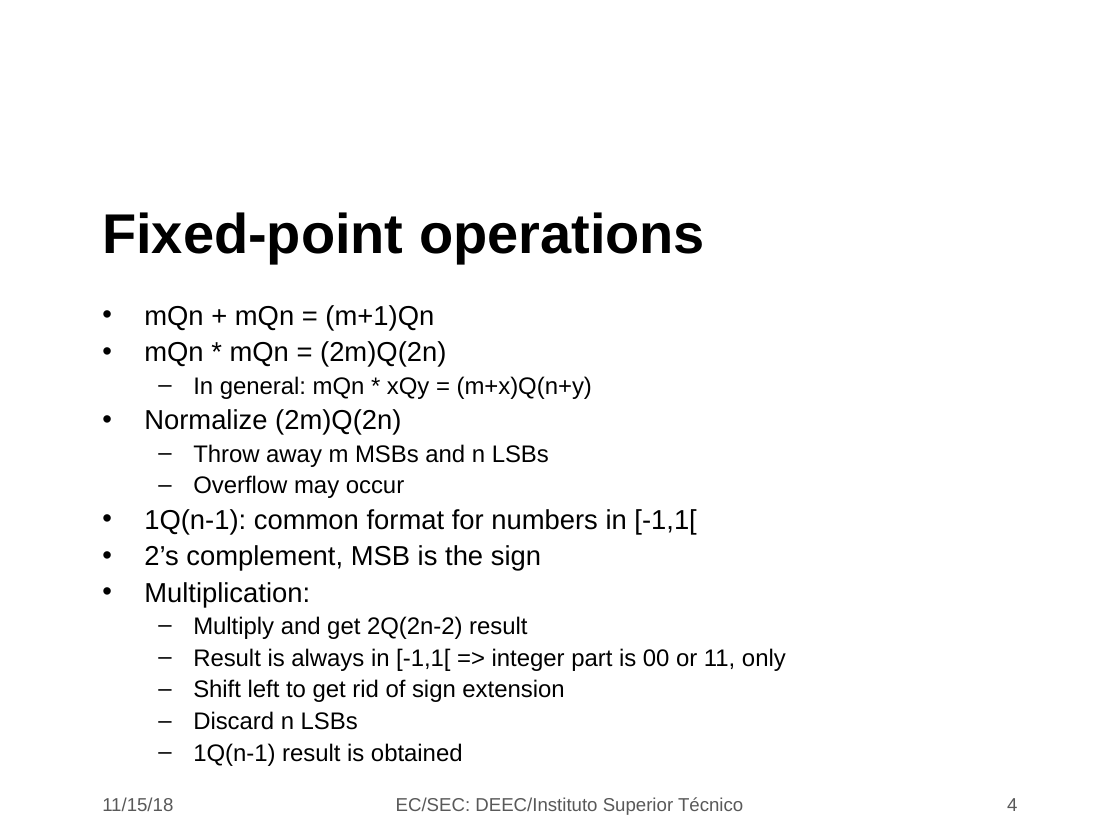
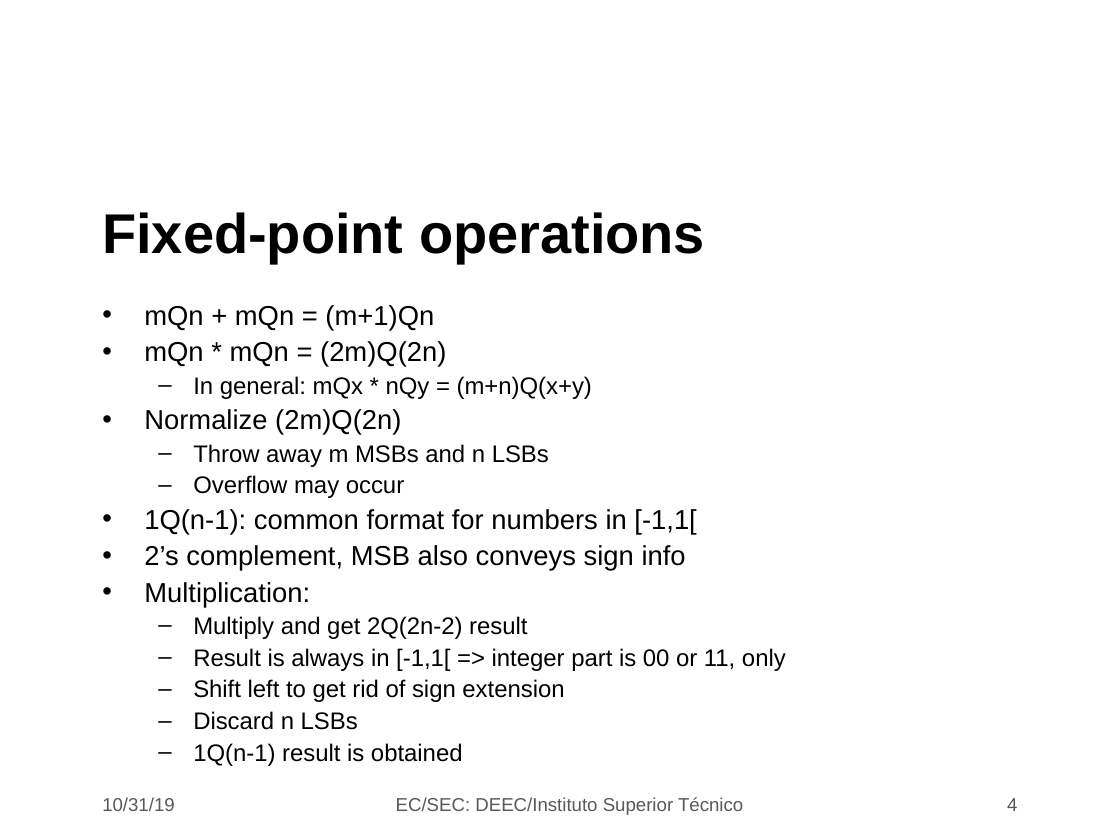
Before and after one commit to jjts/ist-sec, a slide deck: slide 4 of lectures/l15_fixed_float_point/l15.odp. Drawn at 1120x840 pixels with LibreOffice and Linux fonts; fonts in the diff are those of the drawing; background and template pictures are left out. Boxes give left, top, right and bottom in pixels: in the first picture for what was removed or moved away, otherwise in the second. Text is boxed around its words. In the diff, an @@ line names an element or a change of style, - is before the commit and + after.

Commit message:
update lectures 14 and 15

```diff
--- a/lectures/l15_fixed_float_point/l15.odp
+++ b/lectures/l15_fixed_float_point/l15.odp
@@ text at box(193, 376, 592, 399): text changed @@
-  – In general: mQn * xQy = (m+x)Q(n+y)
+  – In general: mQx * nQy = (m+n)Q(x+y)
@@ text at box(144, 545, 686, 571): text changed @@
-• 2’s complement, MSB is the sign
+• 2’s complement, MSB also conveys sign info
@@ text at box(102, 797, 175, 811): text changed @@
-11/15/18
+10/31/19
```
Also in this commit, not shown: 23 other slides changed, 1 other file.
